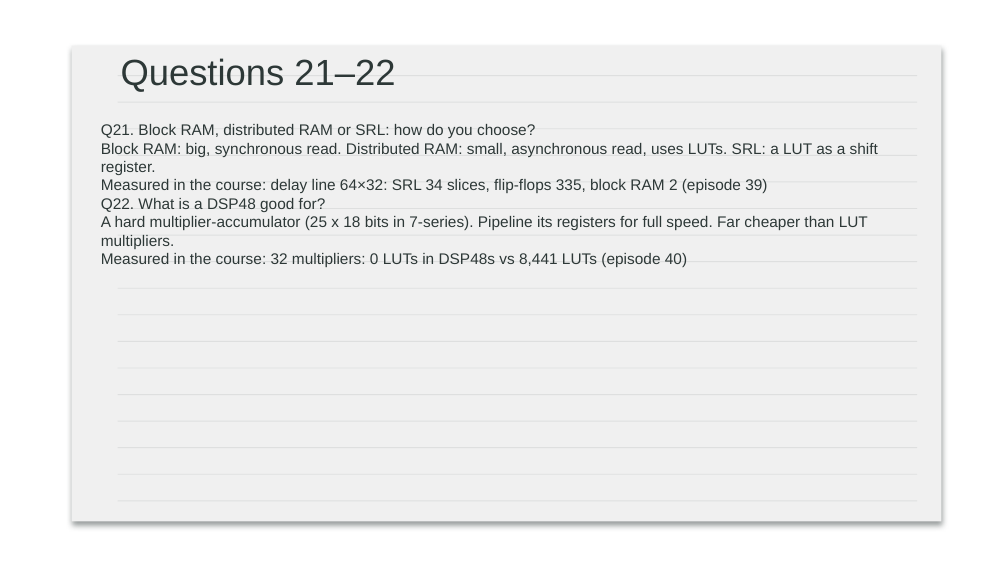
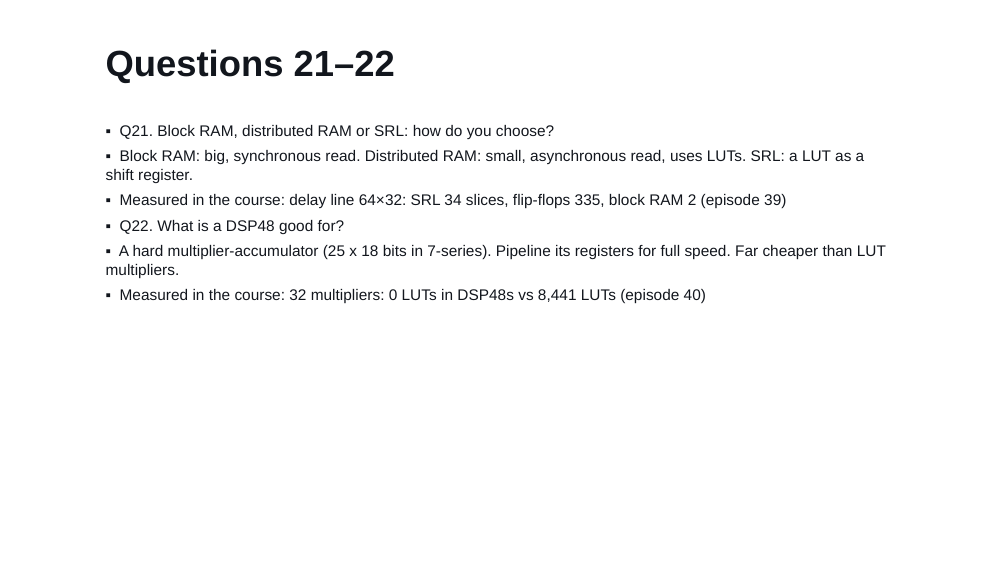
Before and after one commit to Silicon-Simplified/FPGA-Course, a slide deck: slide 16 of slides/ep43_interview_slides.pptx. Drawn at 1008x567 pixels with LibreOffice and Linux fonts; fonts in the diff are those of the drawing; background and template pictures are left out. Boxes give left, top, right and bottom in pixels: in the first picture for what was removed or moved away, otherwise in the second. Text is boxed around its words. In the diff, an @@ line names an element or a change of style, - is before the commit and + after.

```diff
--- a/slides/ep43_interview_slides.pptx
+++ b/slides/ep43_interview_slides.pptx
@@ text "Questions 21–22": place and size @@
-text "Questions 21–22" at (121,58,395,92)
+text "Questions 21–22" at (106,49,395,83)
@@ text "Questions 21–22" at (106,49,395,83): text colour #2D3837 to #12161D, bold on @@
@@ text at (106,125,886,304): text changed; text colour #2D3837 to #12161D @@
-Q21. Block RAM, distributed RAM or SRL: how do you choose?
-Block RAM: big, synchronous read. Distributed RAM: small, asynchronous read, uses LUTs. SRL: a LUT as a shift register.
-Measured in the course: delay line 64×32: SRL 34 slices, flip-flops 335, block RAM 2 (episode 39)
-Q22. What is a DSP48 good for?
-A hard multiplier-accumulator (25 x 18 bits in 7-series). Pipeline its registers for full speed. Far cheaper than LUT multipliers.
-Measured in the course: 32 multipliers: 0 LUTs in DSP48s vs 8,441 LUTs (episode 40)
+▪ Q21. Block RAM, distributed RAM or SRL: how do you choose?
+▪ Block RAM: big, synchronous read. Distributed RAM: small, asynchronous read, uses LUTs. SRL: a LUT as a shift register.
+▪ Measured in the course: delay line 64×32: SRL 34 slices, flip-flops 335, block RAM 2 (episode 39)
+▪ Q22. What is a DSP48 good for?
+▪ A hard multiplier-accumulator (25 x 18 bits in 7-series). Pipeline its registers for full speed. Far cheaper than LUT multipliers.
+▪ Measured in the course: 32 multipliers: 0 LUTs in DSP48s vs 8,441 LUTs (episode 40)
@@ group removed at (72,45,941,521): 17 rectangles, 1 rounded rectangle @@
```
Also in this commit, not shown: 31 other slides changed, 42 other files.
